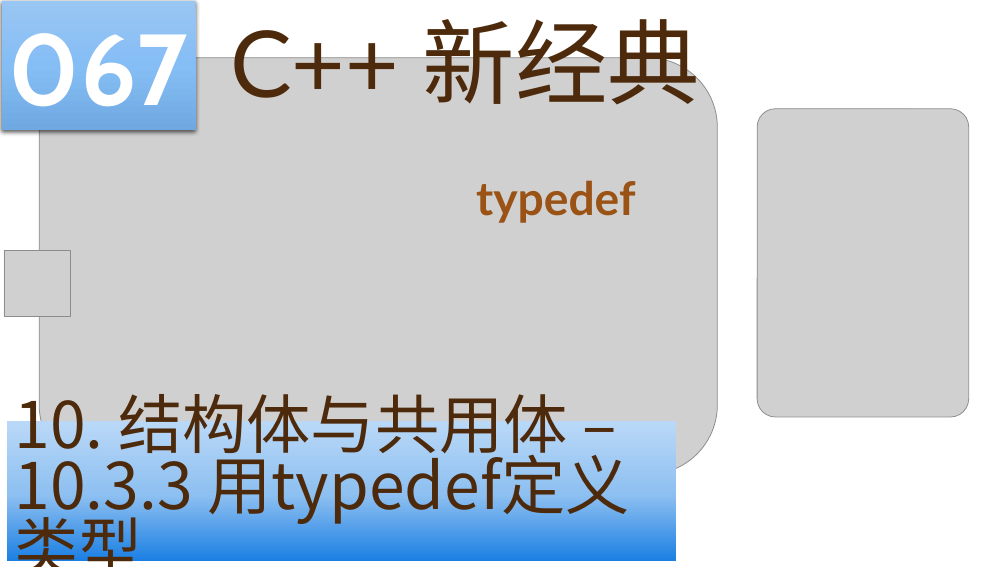
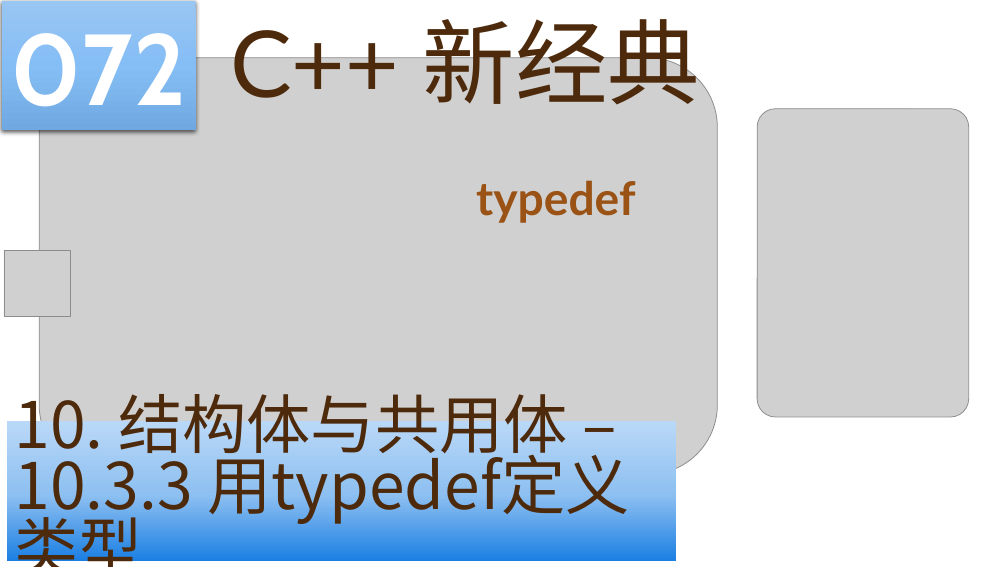
Before and after one commit to yasenstar/learn_cpp, a slide deck: slide 72 of cpp_new/C++ 新经典.pptx (slide 70 before the commit). Drawn at 1008x567 pixels with LibreOffice and Linux fonts; fonts in the diff are those of the drawing; grey boxes stand for pictures; background and template pictures are left out. Boxes give left, top, right and bottom in pixels: in the first picture for what was removed or moved away, otherwise in the second. Text is boxed around its words. In the diff, an @@ line names an element or a change of style, - is before the commit and + after.

```diff
--- a/cpp_new/C++ 新经典.pptx
+++ b/cpp_new/C++ 新经典.pptx
@@ text in rectangle at (x1=11, y1=33, x2=187, y2=106): text changed @@
-067
+072
```
Also in this commit, not shown: 8 other slides changed, 4 slides added, 1 slide removed, 3 other files.
